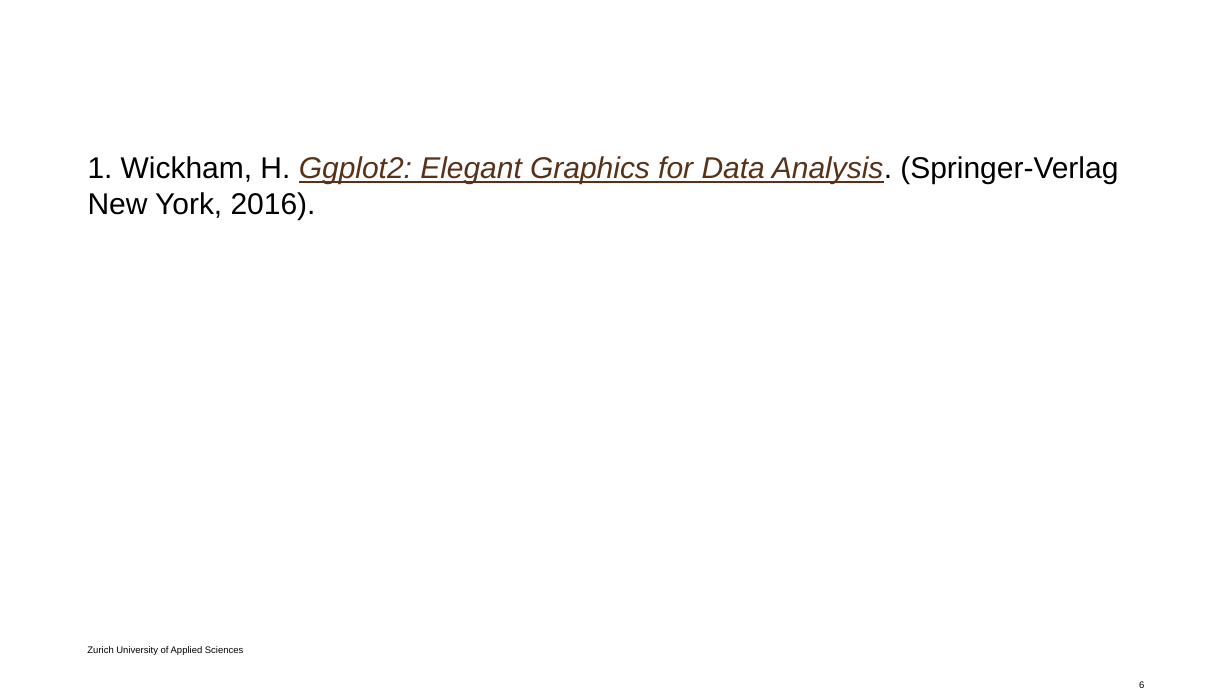
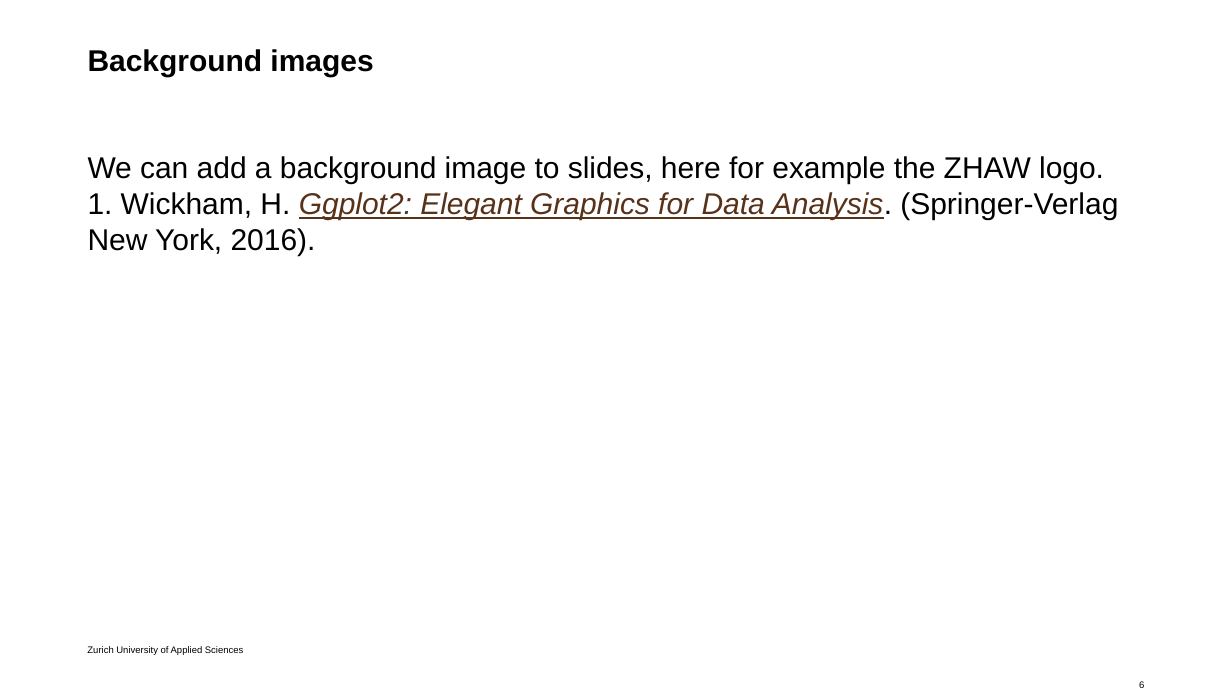
Before and after one commit to ZHAW-Services-Research-Data/Introduction-to-Quarto, a slide deck: slide 6 of Templates/R-templates/Template2_ppt-presentation.pptx. Drawn at 1232x692 pixels with LibreOffice and Linux fonts; fonts in the diff are those of the drawing; background and template pictures are left out. Boxes give left, top, right and bottom in pixels: in the first picture for what was removed or moved away, otherwise in the second. Text is boxed around its words. In the diff, an @@ line names an element or a change of style, - is before the commit and + after.

Commit message:
Added new image, and updated pptx template

```diff
--- a/Templates/R-templates/Template2_ppt-presentation.pptx
+++ b/Templates/R-templates/Template2_ppt-presentation.pptx
@@ title added at (x1=88, y1=49, x2=373, y2=76), 19 pt, text #000000, bold @@
+Background images
@@ text at (x1=88, y1=156, x2=1104, y2=184): paragraph added @@
+We can add a background image to slides, here for example the ZHAW logo.
```
Also in this commit, not shown: 1 other slide changed, 2 other files.
